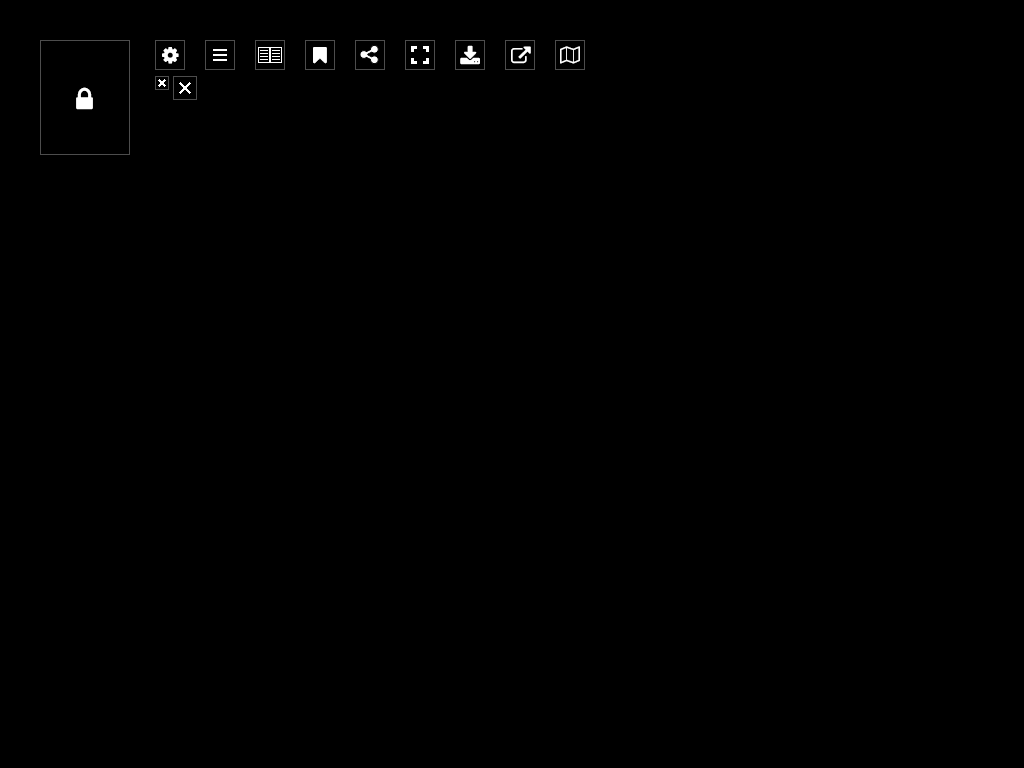
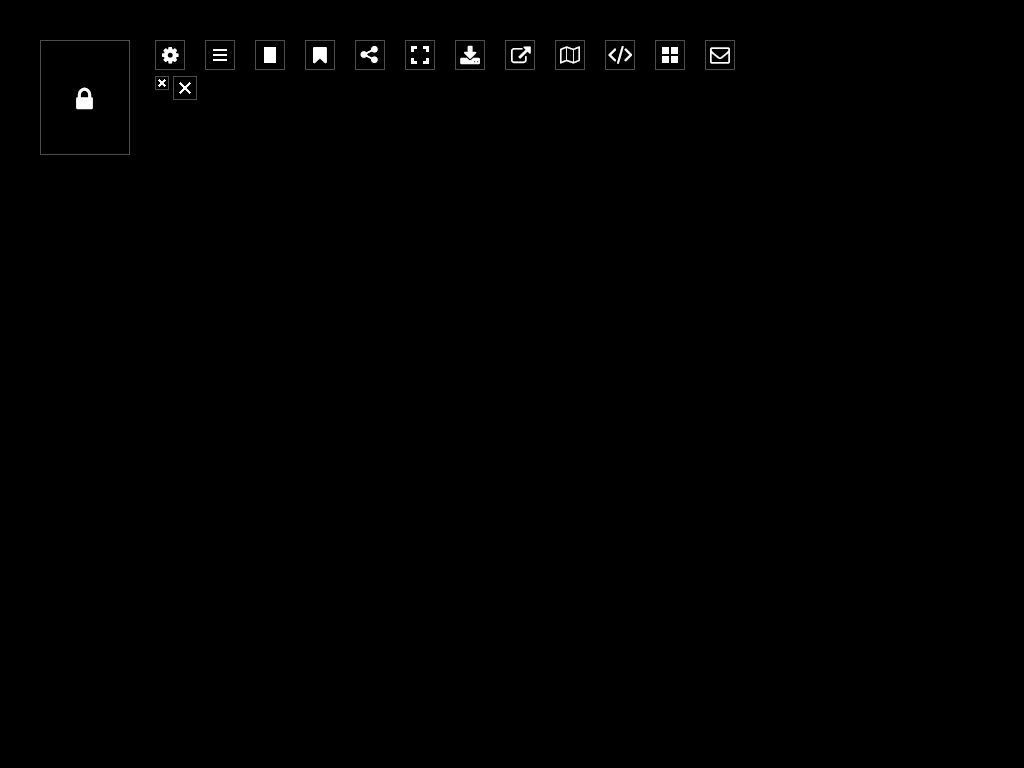
Revision of a layered 1024 x 768 image; what changed, layer by layer:
added group "embed" with 2 layers above "feedback" over [605, 40, 635, 70]
added layer (unnamed layer) (4th of 7, in "embed") in group "embed" over [608, 46, 632, 64]
added layer "Layer 3 copy 3" (1st of 3, in "embed") in group "embed" over [605, 40, 635, 70]
added group "feedback" with 2 layers above "share" over [705, 40, 735, 70]
added layer (unnamed layer) (5th of 7, in "feedback") in group "feedback" over [710, 47, 730, 64]
added layer "Layer 3 copy 3" (2nd of 3, in "feedback") in group "feedback" over [705, 40, 735, 70]
added group "gallery" with 2 layers above "paging" over [655, 40, 685, 70]
added layer "grid" in group "gallery" over [662, 47, 678, 63]
added layer "Layer 3 copy" (1st of 2, in "gallery") in group "gallery" over [655, 40, 685, 70]
hid "two-up", moved it above "one-up", painted on it over [258, 47, 282, 63]
showed "one-up", painted on it over [264, 48, 276, 62]
